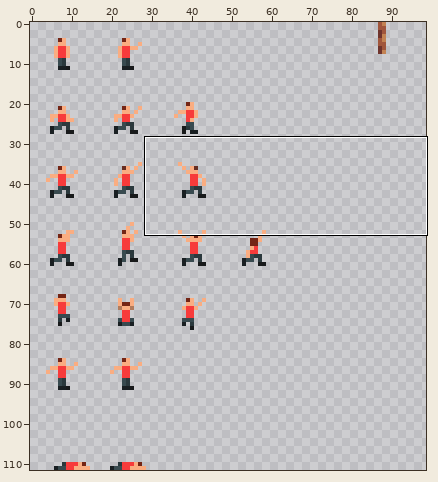
File history of a pixel-art file, data/sPlayer_sheet.aseprite. Above, an overview of the earlier version with the close-up marked.
Close-up. Old version:
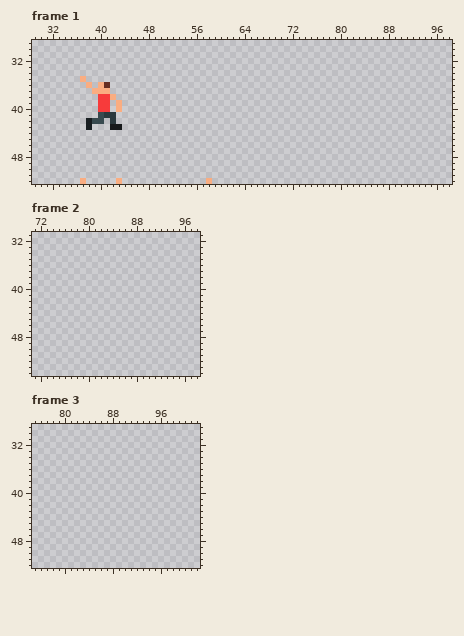
128x112 pixels, 7 frames. Shown: frame 1: x 29..98, y 29..52; frame 2: x 71..98, y 31..54; frame 3: x 75..102, y 29..52. The wide view leaves out empty margins. The commit also changed other frames or places, which this record leaves out.
Now the later version:
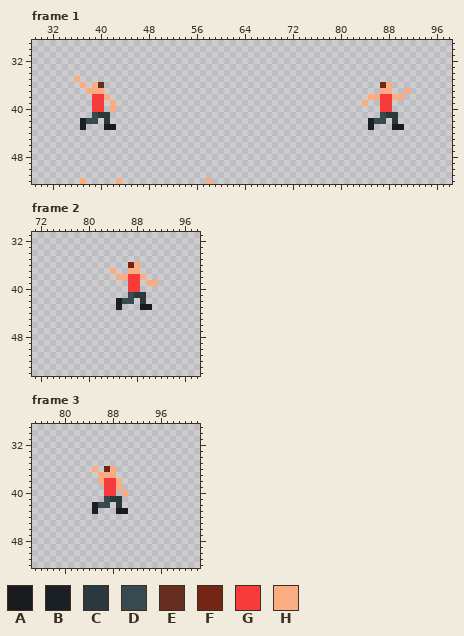
Palette (. is transparent): A #181a1b  B #191f22  C #2b393d  D #384a4f  E #662d21  F #742515  G #f73b3b  H #faad81
Edits made:
Frame 1:
y 35: x 36..37 .H -> H.
y 36: x 37..41 .H.HE -> H.HE.; x 87..88 .. -> FH
y 37: x 38 . -> H; x 41 H -> .; x 87..88 .. -> HH; x 91 . -> H
y 38: x 39 . -> G; x 41..42 GH -> H.; x 85..90 ...... -> HHGGHH
y 39: x 39 . -> G; x 41..43 G.H -> .H.; x 84 . -> H; x 87..88 .. -> GG
y 40: x 39 . -> G; x 41..43 G.H -> .H.; x 87..88 .. -> GG
y 41: x 39..40 .D -> DC; x 42 C -> .; x 87..89 ... -> DCC
y 42: x 37..38 .B -> BD; x 40..42 D.C -> .C.; x 85..87 ... -> BDD; x 89 . -> C
y 43: x 37..38 .B -> B.; x 41 . -> A; x 43 A -> .; x 85 . -> B; x 89..90 .. -> AA
Frame 2:
y 36: x 87..88 .. -> FH
y 37: x 84 . -> H; x 87..88 .. -> HH
y 38: x 85..89 ..... -> HHGGH
y 39: x 87..88 .. -> GG; x 90..91 .. -> HH
y 40: x 87..88 .. -> GG
y 41: x 87..89 ... -> DCC
y 42: x 85..87 ... -> BDD; x 89 . -> C
y 43: x 85 . -> B; x 89..90 .. -> AA
Frame 3:
y 36: x 85 . -> H; x 87..88 .. -> FH
y 37: x 86..88 ... -> HHH
y 38: x 86..89 .... -> HGGH
y 39: x 87..89 ... -> GGH
y 40: x 87..88 .. -> GG; x 90 . -> H
y 41: x 87..89 ... -> DCC
y 42: x 85..87 ... -> BDD; x 89 . -> C
y 43: x 85 . -> B; x 89..90 .. -> AA
Where, in picture pixels (left, top, right, bottom), the same in both close-ups:
changed: (74, 76, 122, 130)
added: (362, 82, 410, 130)
added: (110, 262, 158, 310)
added: (92, 466, 128, 514)
